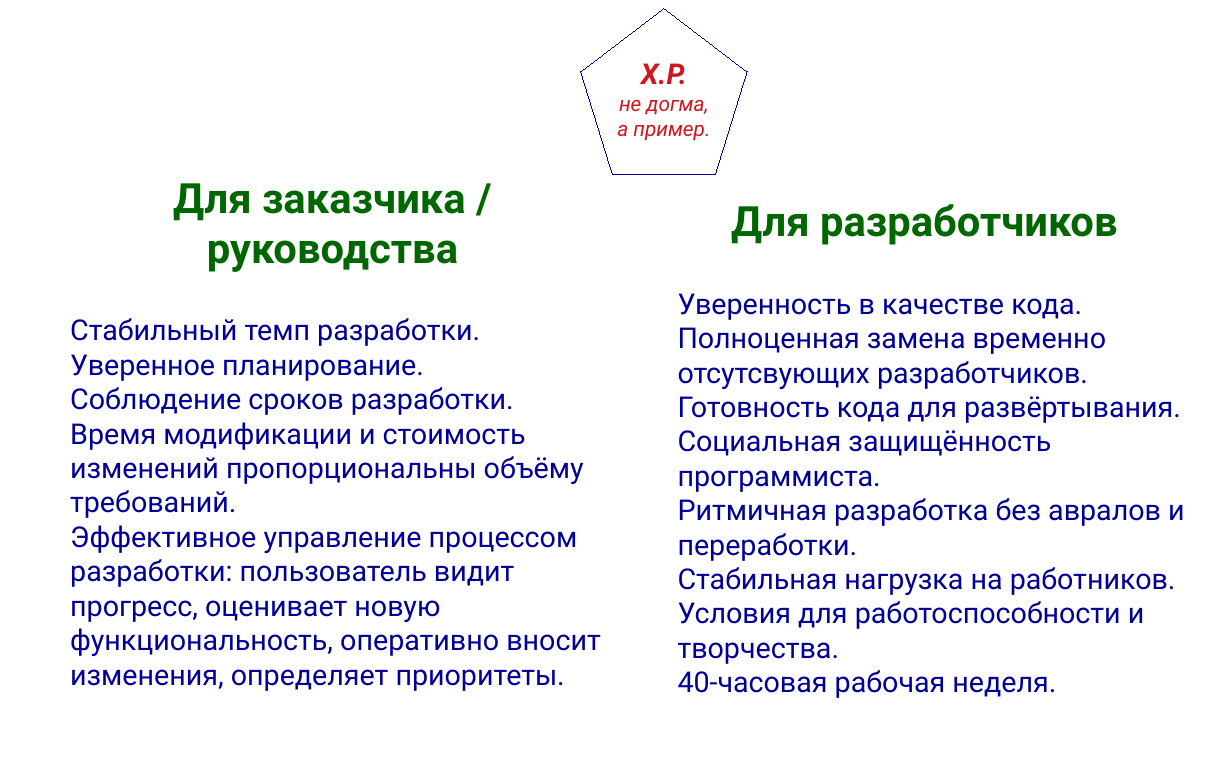
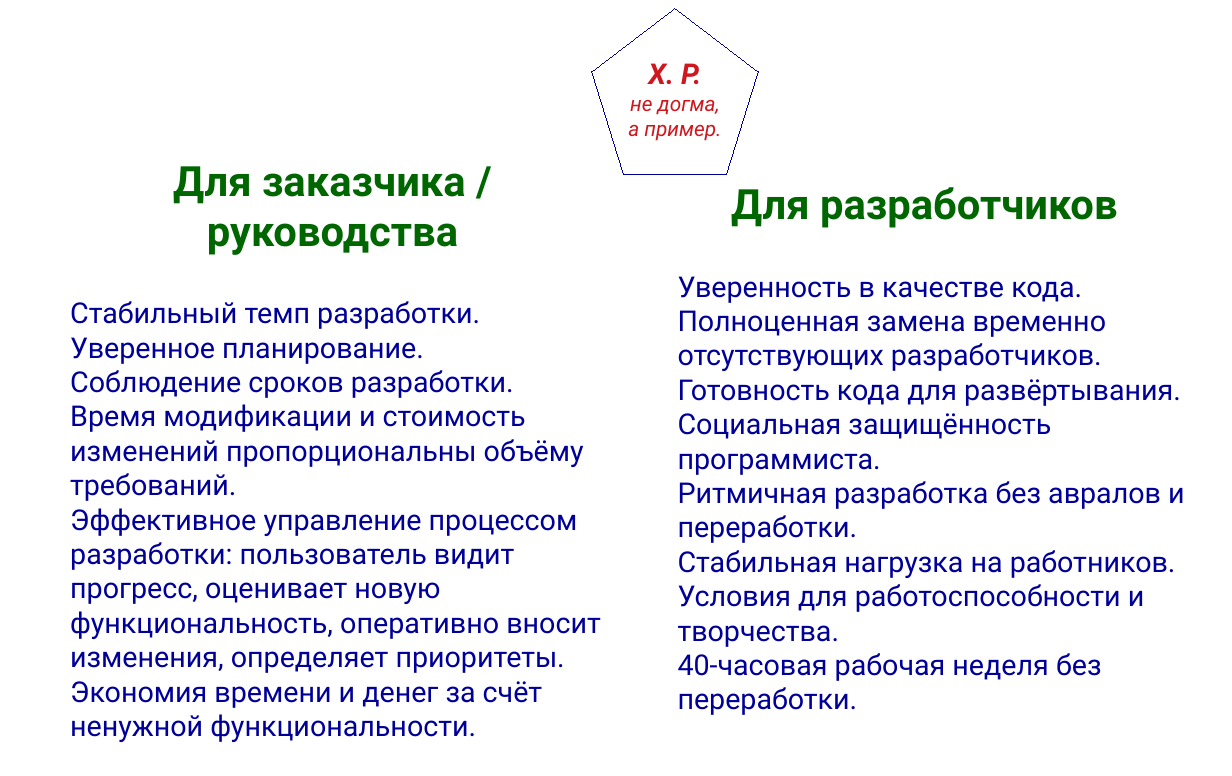
Before and after one commit to mike-shock/Software_Craft, a slide deck: slide 27 of Agile_Intro.odp (slide 23 before the commit). Drawn at 1232x776 pixels with LibreOffice and Linux fonts; fonts in the diff are those of the drawing; background and template pictures are left out. Boxes give left, top, right and bottom in pixels: in the first picture for what was removed or moved away, otherwise in the second. Text is boxed around its words. In the diff, an @@ line names an element or a change of style, - is before the commit and + after.

```diff
--- a/Agile_Intro.odp
+++ b/Agile_Intro.odp
@@ pentagon "X. P.": place and size @@
-pentagon "X. P." at (581, 8, 747, 175)
+pentagon "X. P." at (592, 8, 758, 175)
@@ text at (37, 34, 1190, 127): spaces changed @@
-Польза от X.P.
+Польза от X. P.
@@ text in pentagon at (648, 63, 701, 84): spaces changed @@
-X.P.
+X. P.
@@ text "Для заказчика / руководства": place and size @@
-text "Для заказчика / руководства" at (70, 183, 601, 691)
+text "Для заказчика / руководства" at (70, 166, 601, 742)
@@ text "Для разработчиков": place and size @@
-text "Для разработчиков" at (678, 204, 1185, 698)
+text "Для разработчиков" at (678, 187, 1185, 715)
@@ text at (678, 310, 1106, 371): text changed @@
-● Полноценная замена временно отсутсвующих разработчиков.
+● Полноценная замена временно отсутствующих разработчиков.
@@ text at (678, 653, 1102, 715): text changed @@
-● 40-часовая рабочая неделя.
+● 40-часовая рабочая неделя без переработки.
@@ text at (70, 681, 542, 742): paragraph added @@
+● Экономия времени и денег за счёт ненужной функциональности.
```
Also in this commit, not shown: 9 other slides changed, 5 slides added, 2 other files.
